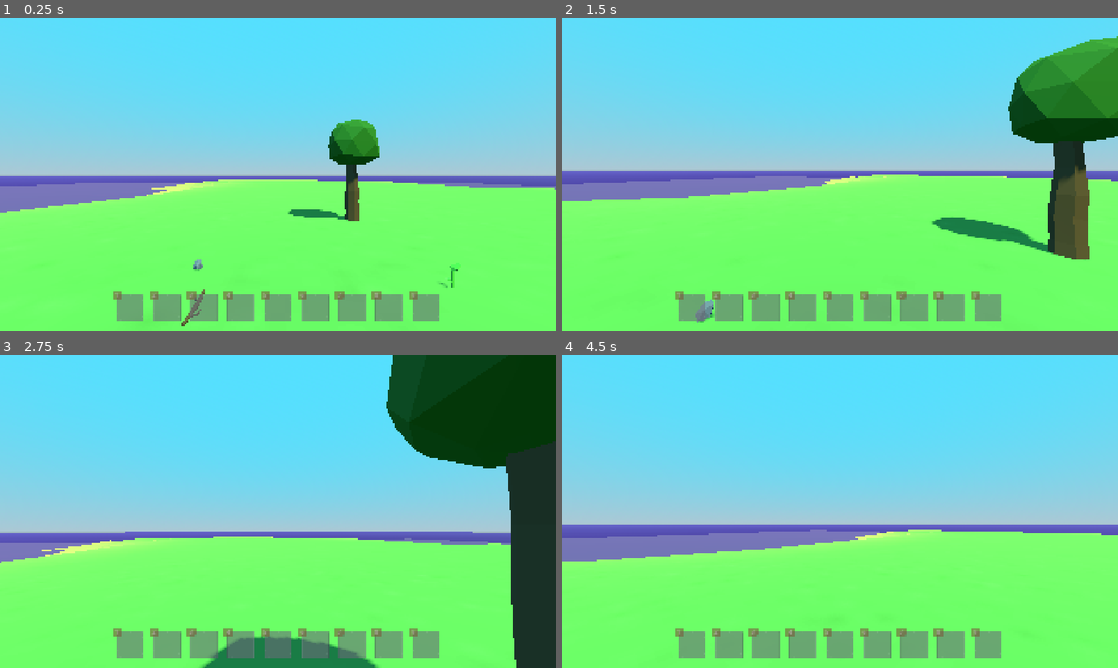
Above: before the commit, frames 1-4 (two rows, left to right).
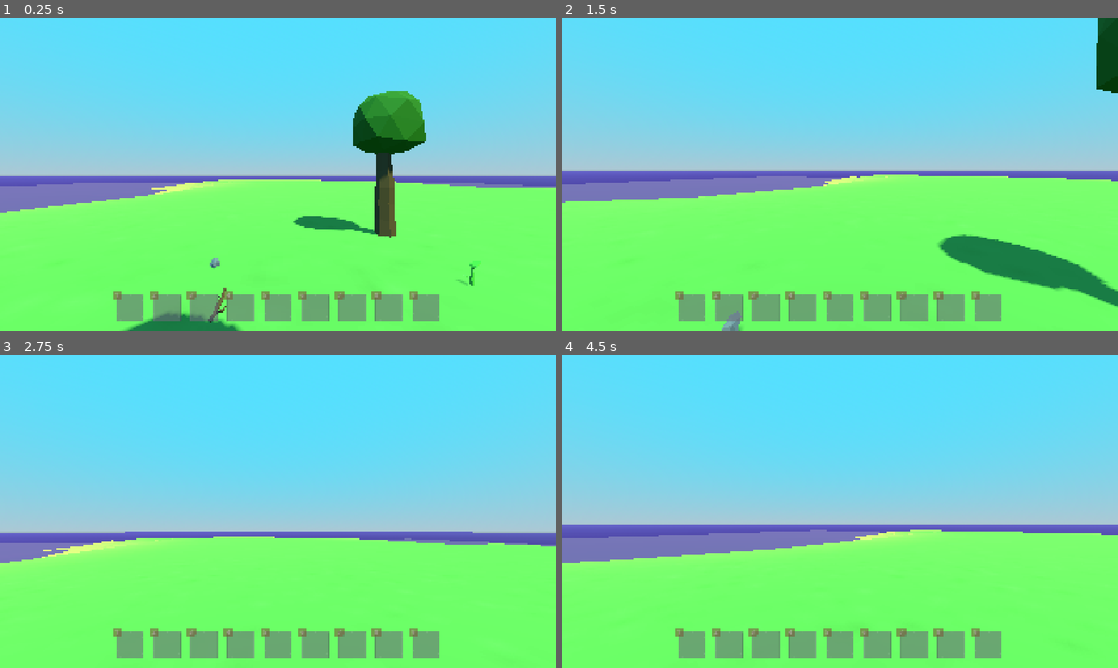
Above: after the commit, the same moments.

Repository: jbotes/AdventureGameGodot
Game: Godot game, scene res://Game/main_game.tscn
The game is run twice, just before and just after one commit, with the same random seed, the same clock (stepped at 60 frames per second) and the same inputs.
Inputs (mouse positions are in pixels of both pictures, inside the frame that each line leads up to):
- Up to frame 1 (0.25 s): no input
- Up to frame 2 (1.5 s): tap Enter at 0.5 s; move the mouse to (867, 174) at 0.52 s; hold W (move_forward) from 0.53 s (still down); tap E (interact) at 0.6 s; click (867, 174) at 0.67 s; tap Space (jump) at 0.77 s; move the mouse to (812, 174) at 1.27 s; tap 1 (item_hotkey) at 1.35 s
- Up to frame 3 (2.75 s): keep holding W (move_forward); tap Space (jump) at 1.52 s; move the mouse to (289, 505) at 2.02 s; hold Shift (sprint) from 2.03 s (still down)
- Up to frame 4 (4.5 s): keep holding W (move_forward); move the mouse to (834, 517) at 2.77 s; release Shift (sprint) at 2.78 s; click (834, 517) at 2.85 s; tap Space (jump) at 3.02, 3.77 s; move the mouse to (878, 514) at 3.52 s; tap E (interact) at 3.6 s; move the mouse to (795, 508) at 4.27 s; tap 1 (item_hotkey) at 4.35 s

The runs differ from the first frame. In frame 1, 6.1% of the frame differs, in the area x 13-100%, y 23-100%; in frame 2, 12%; in frame 3, 18%, in the area x 0-100%, y 0-100%; in frame 4, 0.2%.
Error in both runs: Out of bounds get index '0' (on base: 'Array') (res://Game/managers/equipped_item_manager.gd:20)

Commit message:
JB_20260516_003
fixed the tree log issue which now complete works

Diff:
--- a/src/Stages/island.tscn
+++ b/src/Stages/island.tscn
@@ -4,10 +4,10 @@
 [ext_resource type="PackedScene" uid="uid://c4rx3b5ajgegm" path="res://Items/Iteractables/pickuppable_stone.tscn" id="2_dt106"]
 [ext_resource type="PackedScene" uid="uid://nm48yswjvvu" path="res://Assets/meshes/terrain.tscn" id="3_ld765"]
 [ext_resource type="PackedScene" uid="uid://cdejw056yau8a" path="res://Assets/meshes/mushroom.tscn" id="4_2iky2"]
-[ext_resource type="PackedScene" uid="uid://b2l8dfxgnl744" path="res://Assets/meshes/tree.tscn" id="5_vbqht"]
 [ext_resource type="PackedScene" uid="uid://ce42acpqyobqp" path="res://actors/player/player.tscn" id="6_4x32u"]
 [ext_resource type="PackedScene" uid="uid://bqdl6nwqycyj" path="res://Items/Iteractables/pickuppable_plant.tscn" id="7_8lcsj"]
 [ext_resource type="PackedScene" uid="uid://cqulxvmfqe21e" path="res://Game/managers/spawner.tscn" id="8_dt106"]
+[ext_resource type="PackedScene" uid="uid://cv0hx4m0d5q36" path="res://objects/hittable_objects/hittable_tree.tscn" id="8_ld765"]
 
 [sub_resource type="ConcavePolygonShape3D" id="ConcavePolygonShape3D_o2gyw"]
 data = PackedVector3Array(142.68019, -5, -142.6848, 150, -5, -150, 150, -5, -142.6848, 142.68019, -5, -142.6848, 142.68 …(246236 unchanged characters)…
@@ -63,15 +63,6 @@
 [node name="Mushroom" parent="." instance=ExtResource("4_2iky2")]
 transform = Transform3D(1, 0, 0, 0, 1, 0, 0, 0, 1, -4.144254, -0.013709784, -1.6761646)
 
-[node name="Tree2" parent="." instance=ExtResource("5_vbqht")]
-transform = Transform3D(1, 0, 0, 0, 1, 0, 0, 0, 1, 8.809686, -0.096389174, 3.562911)
-
-[node name="Tree" parent="." instance=ExtResource("5_vbqht")]
-transform = Transform3D(1, 0, 0, 0, 1, 0, 0, 0, 1, -6.5356503, 0.055672646, 7.7135572)
-
-[node name="Tree3" parent="." instance=ExtResource("5_vbqht")]
-transform = Transform3D(1, 0, 0, 0, 1, 0, 0, 0, 1, 2.5864801, -0.18096423, -7.76513)
-
 [node name="Mushroom2" parent="." instance=ExtResource("4_2iky2")]
 transform = Transform3D(1, 0, 0, 0, 1, 0, 0, 0, 1, 2.8733387, 0.00869894, 1.7079017)
 
@@ -94,3 +85,11 @@
 transform = Transform3D(1, 0, 0, 0, 1, 0, 0, 0, 1, 2.4088576, -0.1697619, -3.0911546)
 
 [node name="Spawner" parent="." instance=ExtResource("8_dt106")]
+
+[node name="HittableTree" parent="." instance=ExtResource("8_ld765")]
+
+[node name="HittableTree2" parent="." instance=ExtResource("8_ld765")]
+transform = Transform3D(1, 0, 0, 0, 1, 0, 0, 0, 1, 2.4650779, 0, 5.502497)
+
+[node name="HittableTree3" parent="." instance=ExtResource("8_ld765")]
+transform = Transform3D(1, 0, 0, 0, 1, 0, 0, 0, 1, 2.4650779, 0, -5.7203765)
--- a/src/objects/hittable_objects/hittable_tree.tscn
+++ b/src/objects/hittable_objects/hittable_tree.tscn
@@ -23,17 +23,16 @@
 shape = SubResource("ConcavePolygonShape3D_qqeto")
 
 [node name="Marker3D" type="Marker3D" parent="ItemSpawnPoints" index="0"]
-transform = Transform3D(1, 0, 0, 0, 1, 0, 0, 0, 1, 0, 0.6, 0)
+transform = Transform3D(-0.12360144, -0.55920494, 0.81976366, 0, 0.82609826, 0.5635261, -0.9923319, 0.06965263, -0.10210693, 0, 0.6, 0)
 
 [node name="Marker3D2" type="Marker3D" parent="ItemSpawnPoints" index="1"]
-transform = Transform3D(1, 0, 0, 0, 1, 0, 0, 0, 1, 0, 1.7, 0)
+transform = Transform3D(0.95341676, 0.29458457, -0.06493345, 0.073086314, -0.016739003, 0.9971851, 0.2926684, -0.95547885, -0.037489347, 0, 1.7, 0)
 
 [node name="CollisionShape3D" type="CollisionShape3D" parent="Hitbox" index="0"]
 transform = Transform3D(1, 0, 0, 0, 1, 0, 0, 0, 1, 0, 1.1217132, 0)
 shape = SubResource("CapsuleShape3D_afyns")
 
 [node name="Tree" parent="." index="3" instance=ExtResource("2_qqeto")]
-visible = false
 
 [node name="ResidueStaticBody" type="StaticBody3D" parent="." index="4"]
 collision_layer = 64
